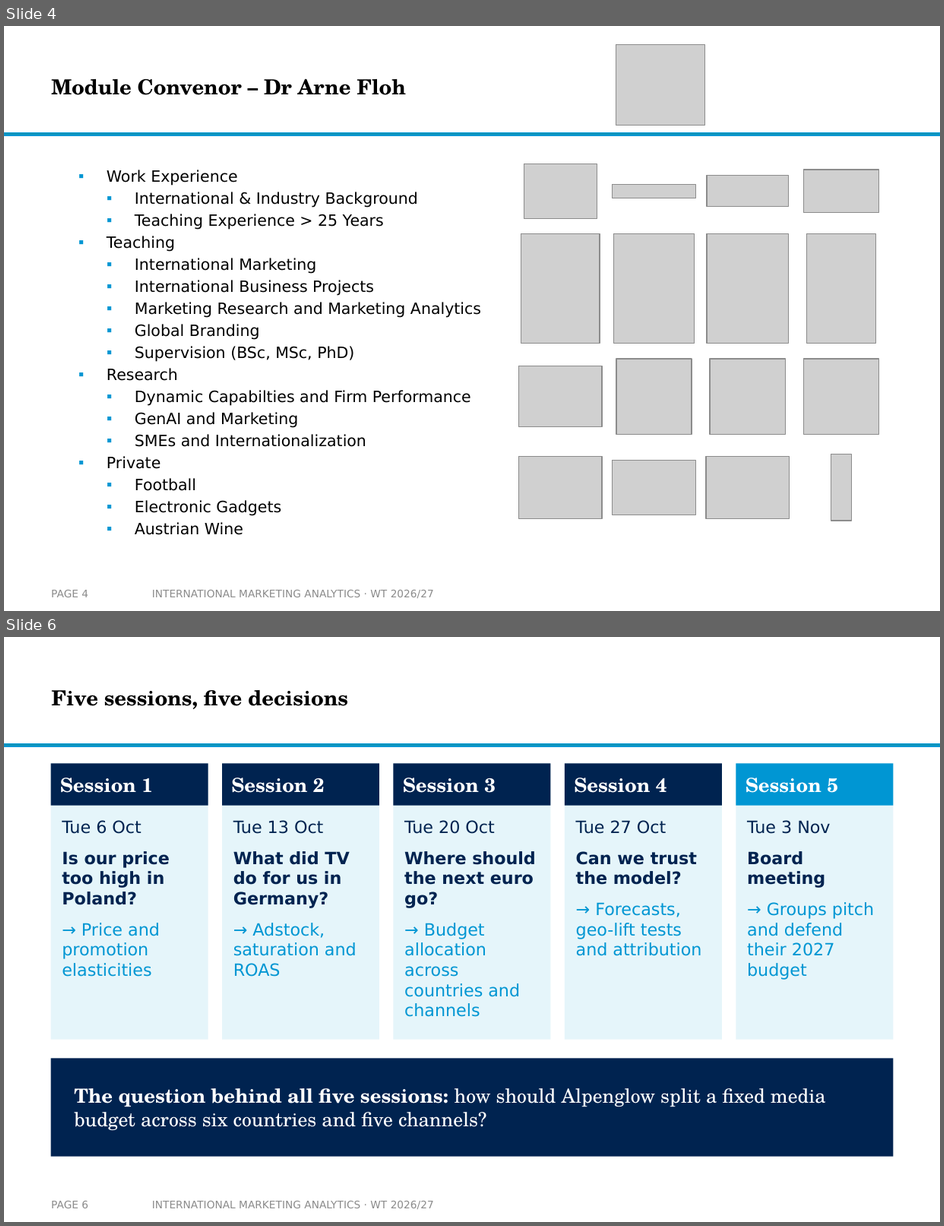
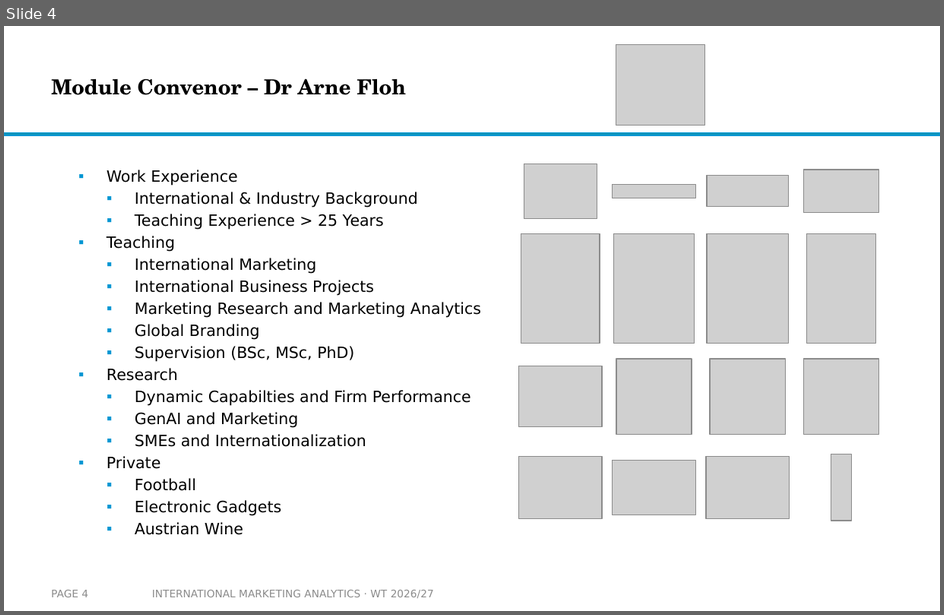
Before and after one commit to arnefloh-wu/International-Marketing-Analytics, a slide deck: slides/00a_course-content-and-style_WT26-27.pptx. Shown one above the other, each under a label of ours: slides 4 and 6 before the commit, slide 4 after it; the slides between them are not shown. The pictures are 944x1226 and 944x615 pixels, drawn with LibreOffice and Linux fonts; fonts in the diff are those of the drawing; grey boxes stand for pictures; background and template pictures are left out. Boxes give left, top, right and bottom in pixels: in the first picture for what was removed or moved away, otherwise in the second. Text is boxed around its words. In the diff, an @@ line names an element or a change of style, - is before the commit and + after.

```diff
--- a/slides/00a_course-content-and-style_WT26-27.pptx
+++ b/slides/00a_course-content-and-style_WT26-27.pptx
@@ slide 6 removed at bbox=[4, 637, 940, 1222], background #FFFFFF; not listed: 1 template element that a slide beside it also shows @@
@@ title removed at bbox=[51, 690, 348, 709] @@
-Five sessions, five decisions
@@ rectangle removed at bbox=[51, 763, 208, 1040] @@
@@ rectangle removed at bbox=[51, 763, 208, 806] @@
@@ rectangle removed at bbox=[222, 763, 379, 1040] @@
@@ rectangle removed at bbox=[222, 763, 379, 806] @@
@@ rectangle removed at bbox=[394, 763, 550, 1040] @@
@@ rectangle removed at bbox=[394, 763, 550, 806] @@
@@ rectangle removed at bbox=[565, 763, 722, 1040] @@
@@ rectangle removed at bbox=[565, 763, 722, 806] @@
@@ rectangle removed at bbox=[736, 763, 893, 1040] @@
@@ rectangle removed at bbox=[736, 763, 893, 806] @@
@@ text removed at bbox=[60, 778, 153, 793] @@
-Session 1
@@ text removed at bbox=[231, 778, 325, 793] @@
-Session 2
@@ text removed at bbox=[403, 778, 496, 793] @@
-Session 3
@@ text removed at bbox=[574, 778, 667, 793] @@
-Session 4
@@ text removed at bbox=[746, 778, 838, 793] @@
-Session 5
@@ text removed at bbox=[62, 820, 170, 977] @@
-Tue 6 Oct
-Is our price too high in Poland?
-→ Price and promotion elasticities
@@ text removed at bbox=[234, 820, 357, 977] @@
-Tue 13 Oct
-What did TV do for us in Germany?
-→ Adstock, saturation and ROAS
@@ text removed at bbox=[405, 820, 536, 1017] @@
-Tue 20 Oct
-Where should the next euro go?
-→ Budget allocation across countries and channels
@@ text removed at bbox=[576, 820, 702, 956] @@
-Tue 27 Oct
-Can we trust the model?
-→ Forecasts, geo-lift tests and attribution
@@ text removed at bbox=[747, 820, 874, 980] @@
-Tue 3 Nov
-Board meeting
-→ Groups pitch and defend their 2027 budget
@@ rectangle removed at bbox=[51, 1058, 893, 1157] @@
@@ text removed at bbox=[74, 1088, 826, 1131] @@
-The question behind all five sessions: how should Alpenglow split a fixed media budget across six countries and five channels?
@@ page number removed at bbox=[51, 1201, 88, 1209] @@
-PAGE 6
@@ text removed at bbox=[152, 1201, 434, 1209] @@
-INTERNATIONAL MARKETING ANALYTICS · WT 2026/27
```
Also in this commit, not shown: 7 slides changed, 2 slides added, 4 other slides removed, 23 other files.
